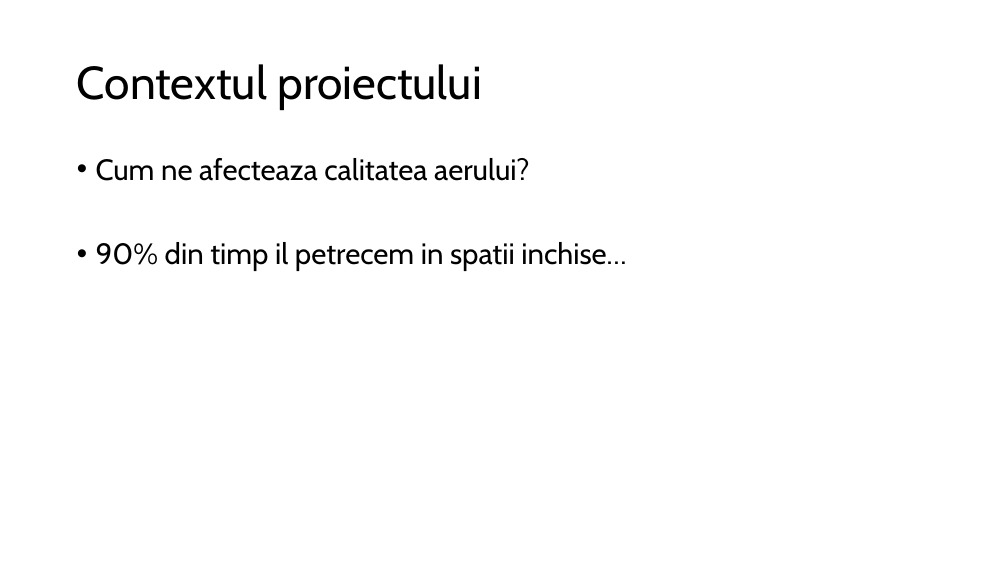
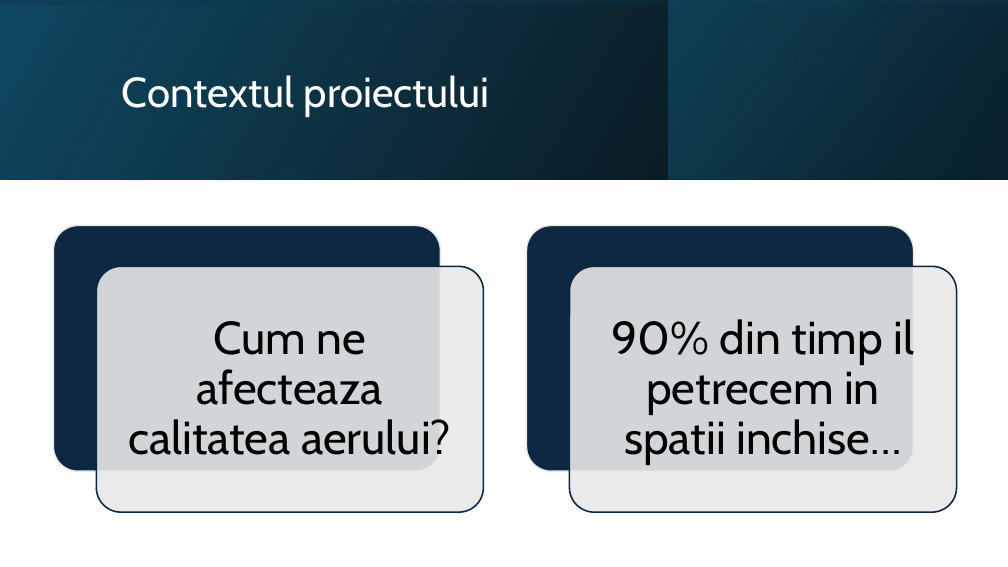
Before and after one commit to Coposescu/IoTDocumentation, a slide deck: slide 3 of Coposescu_Mihai_Octavian_prezentare.pptx. Drawn at 1008x567 pixels with LibreOffice and Linux fonts; fonts in the diff are those of the drawing. Boxes give left, top, right and bottom in pixels: in the first picture for what was removed or moved away, otherwise in the second. Text is boxed around its words. In the diff, an @@ line names an element or a change of style, - is before the commit and + after.

```diff
--- a/Coposescu_Mihai_Octavian_prezentare.pptx
+++ b/Coposescu_Mihai_Octavian_prezentare.pptx
@@ rectangle added at bbox=[0, 0, 1008, 179], fill gradient #000000 to #104862 @@
@@ rectangle added at bbox=[0, 0, 1008, 179], fill gradient #104862 to #000000 @@
@@ title "Contextul proiectului": place and size @@
-title "Contextul proiectului" at bbox=[77, 64, 481, 110]
+title "Contextul proiectului" at bbox=[122, 75, 490, 117]
@@ title "Contextul proiectului" at bbox=[122, 75, 490, 117]: size 44 to 40 pt, text colour #000000 to #FFFFFF @@
@@ rectangle added at bbox=[668, 0, 1007, 179], fill gradient #0B3041 to #156082 @@
@@ text at bbox=[96, 158, 529, 181]: paragraph removed @@
-• Cum ne afecteaza calitatea aerului?
@@ group added at bbox=[54, 225, 957, 512]: 4 rounded rectangles, 1 text @@
+Cum ne afecteaza calitatea aerului?
@@ text "90% din timp il petrecem ...": place and size @@
-text "90% din timp il petrecem ..." at bbox=[96, 158, 626, 271]
+text "90% din timp il petrecem ..." at bbox=[611, 319, 915, 465]
@@ text "90% din timp il petrecem ..." at bbox=[611, 319, 915, 465]: size 28 to 44 pt; alignment left to centre; bullet • to none; more space between paragraphs; vertical alignment top to middle @@
```
Also in this commit, not shown: 14 other slides changed, 7 slides added, 2 slides removed.
